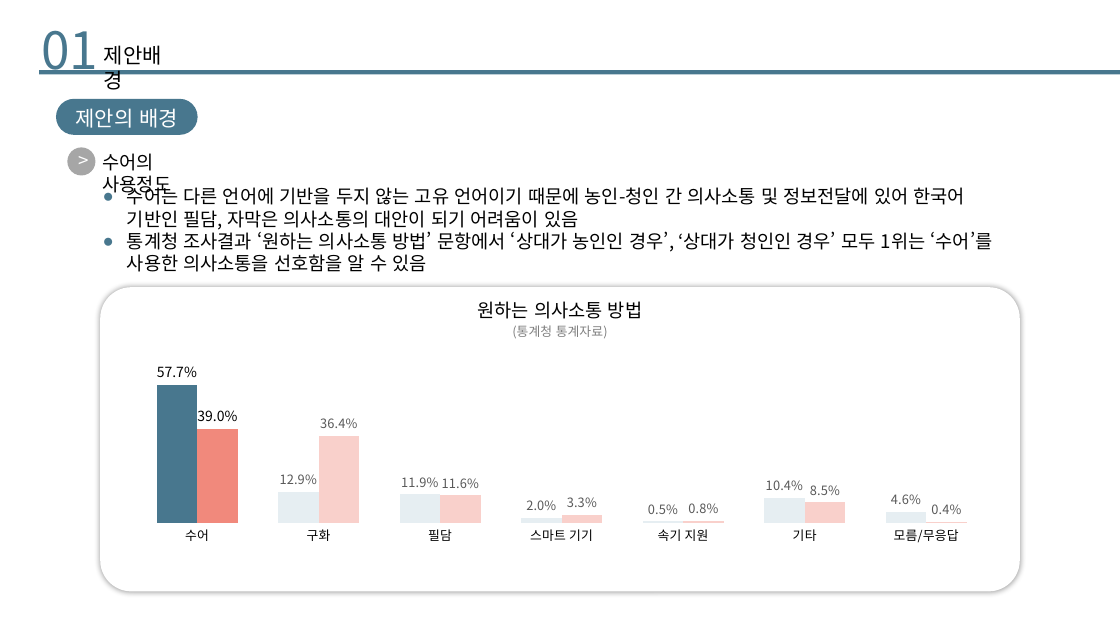
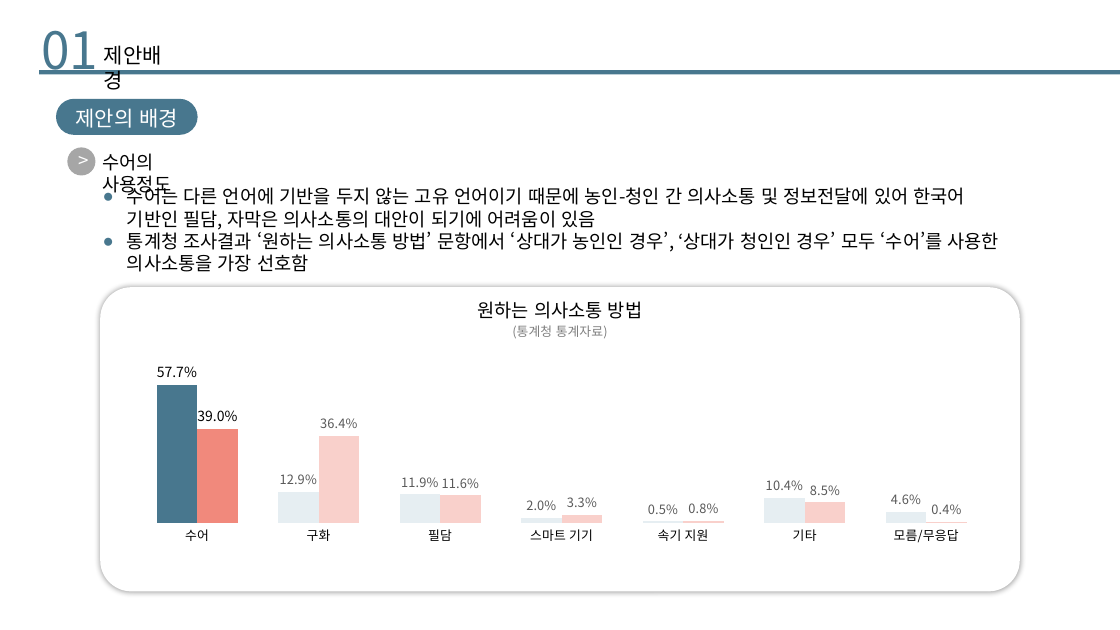
Before and after one commit to SeeUSoon93/final_project, a slide deck: slide 4 of Project/01. Document/실전 프로젝트 기획발표.pptx. Drawn at 1120x630 pixels with LibreOffice and Linux fonts; fonts in the diff are those of the drawing. Boxes give left, top, right and bottom in pixels: in the first picture for what was removed or moved away, otherwise in the second. Text is boxed around its words. In the diff, an @@ line names an element or a change of style, - is before the commit and + after.

```diff
--- a/Project/01. Document/실전 프로젝트 기획발표.pptx
+++ b/Project/01. Document/실전 프로젝트 기획발표.pptx
@@ text at (127,184,999,272): text changed @@
-● 수어는 다른 언어에 기반을 두지 않는 고유 언어이기 때문에 농인-청인 간 의사소통 및 정보전달에 있어 한국어 기반인 필담, 자막은 의사소통의 대안이 되기 어려움이 있음
-● 통계청 조사결과 ‘원하는 의사소통 방법’ 문항에서 ‘상대가 농인인 경우’, ‘상대가 청인인 경우’ 모두 1위는 ‘수어’를 사용한 의사소통을 선호함을 알 수 있음
+● 수어는 다른 언어에 기반을 두지 않는 고유 언어이기 때문에 농인-청인 간 의사소통 및 정보전달에 있어 한국어 기반인 필담, 자막은 의사소통의 대안이 되기에 어려움이 있음
+● 통계청 조사결과 ‘원하는 의사소통 방법’ 문항에서 ‘상대가 농인인 경우’, ‘상대가 청인인 경우’ 모두 ‘수어’를 사용한 의사소통을 가장 선호함
```
Also in this commit, not shown: 10 other slides changed, 1 slide removed, 3 other files.
